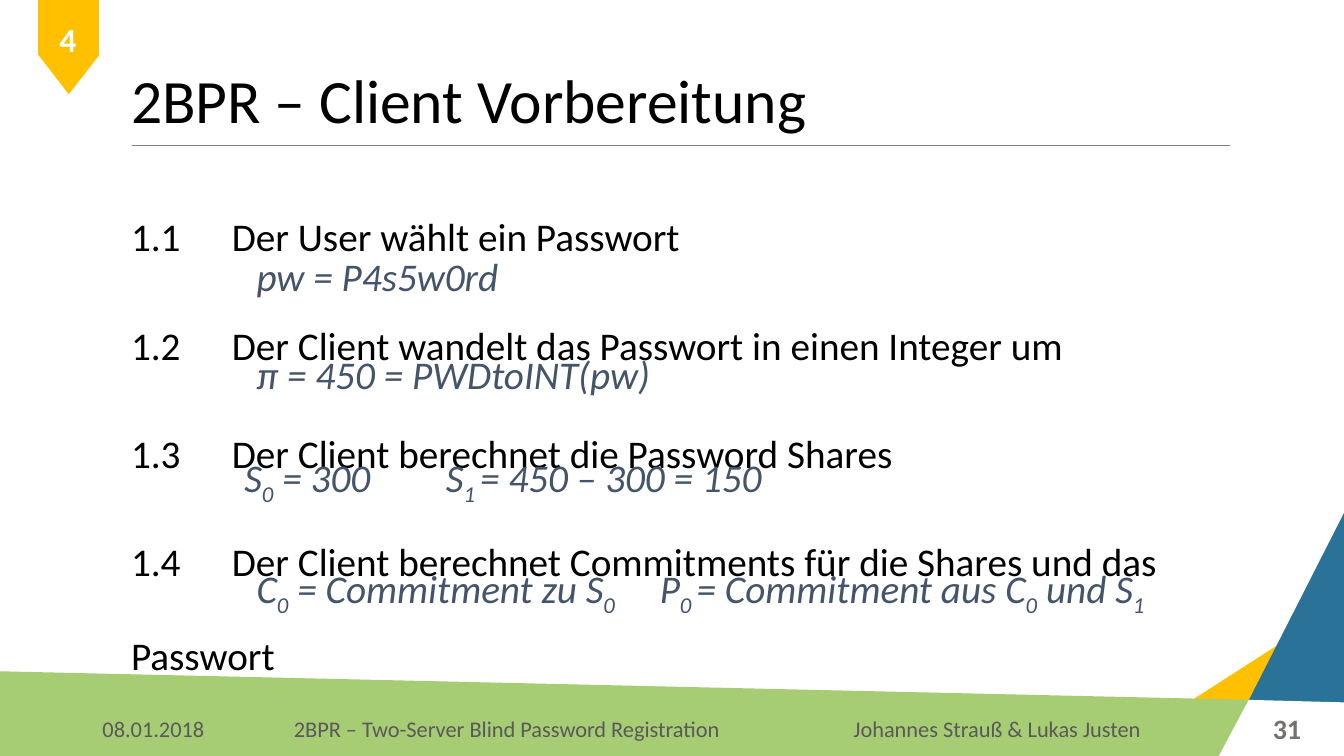
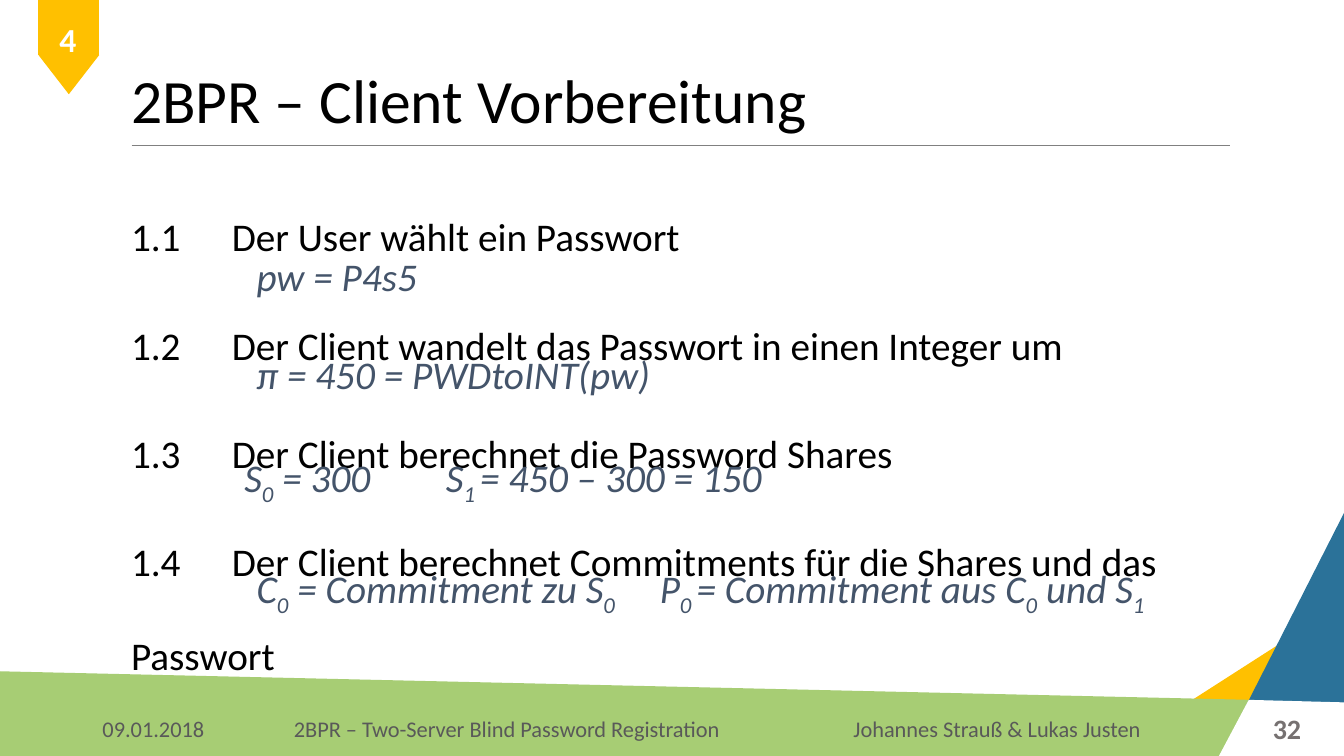
Before and after one commit to Lukas-Justen/IT-Security-2BPR, a slide deck: slide 32 of 2BPR.pptx (slide 31 before the commit). Drawn at 1344x756 pixels with LibreOffice and Linux fonts; fonts in the diff are those of the drawing; background and template pictures are left out. Boxes give left, top, right and bottom in pixels: in the first picture for what was removed or moved away, otherwise in the second. Text is boxed around its words. In the diff, an @@ line names an element or a change of style, - is before the commit and + after.

```diff
--- a/2BPR.pptx
+++ b/2BPR.pptx
@@ text at box(257, 266, 417, 298): text changed @@
-pw = P4s5w0rd
+pw = P4s5
@@ text at box(102, 722, 204, 737): text changed @@
-08.01.2018
+09.01.2018
@@ page number at box(1273, 720, 1301, 739): text changed @@
-31
+32
```
Also in this commit, not shown: 49 other slides changed, 1 slide added, 1 other file.
